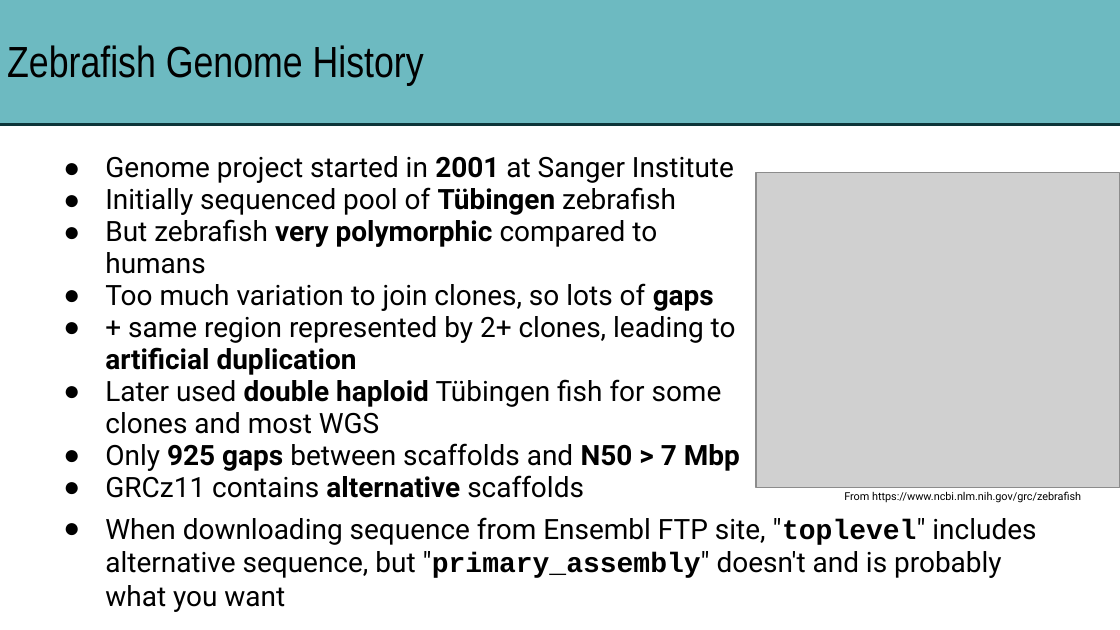
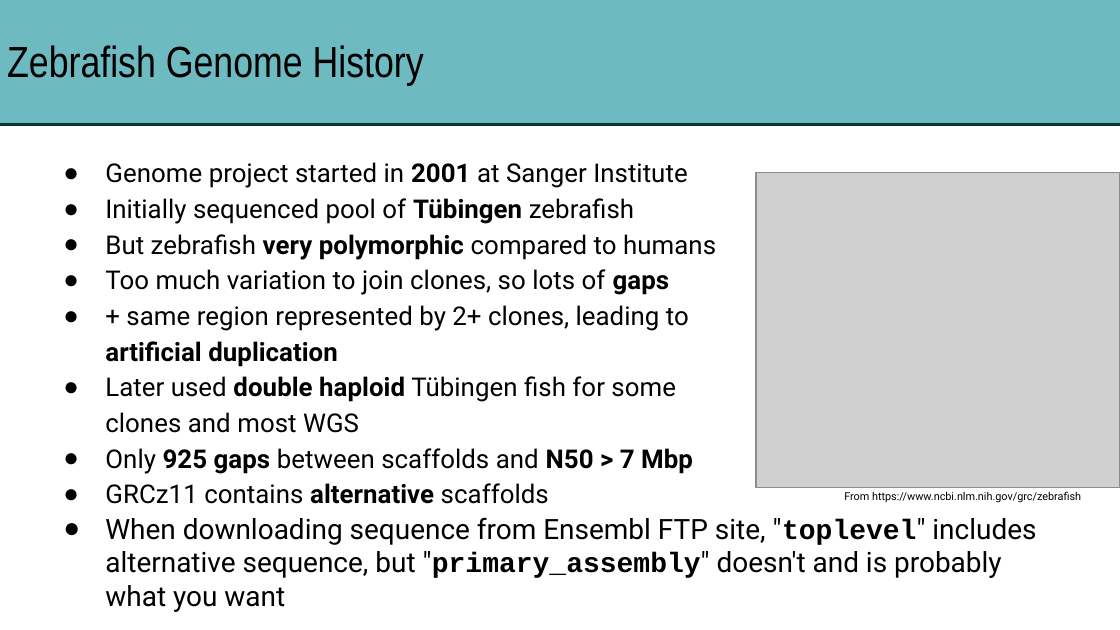
Before and after one commit to iansealy/funcgen2022, a slide deck: slide 4 of downloads/ensembl-extra.pptx (slide 3 before the commit). Drawn at 1120x630 pixels with LibreOffice and Linux fonts; fonts in the diff are those of the drawing; grey boxes stand for pictures. Boxes give left, top, right and bottom in pixels: in the first picture for what was removed or moved away, otherwise in the second. Text is boxed around its words. In the diff, an @@ line names an element or a change of style, - is before the commit and + after.

```diff
--- a/downloads/ensembl-extra.pptx
+++ b/downloads/ensembl-extra.pptx
@@ text "Genome project started in 2001 ..." at (105, 162, 716, 504): size 18 to 16.6 pt; line spacing 0.95 to 1.15 @@
```
Also in this commit, not shown: 1 other slide changed, 5 slides added, 1 other file.
